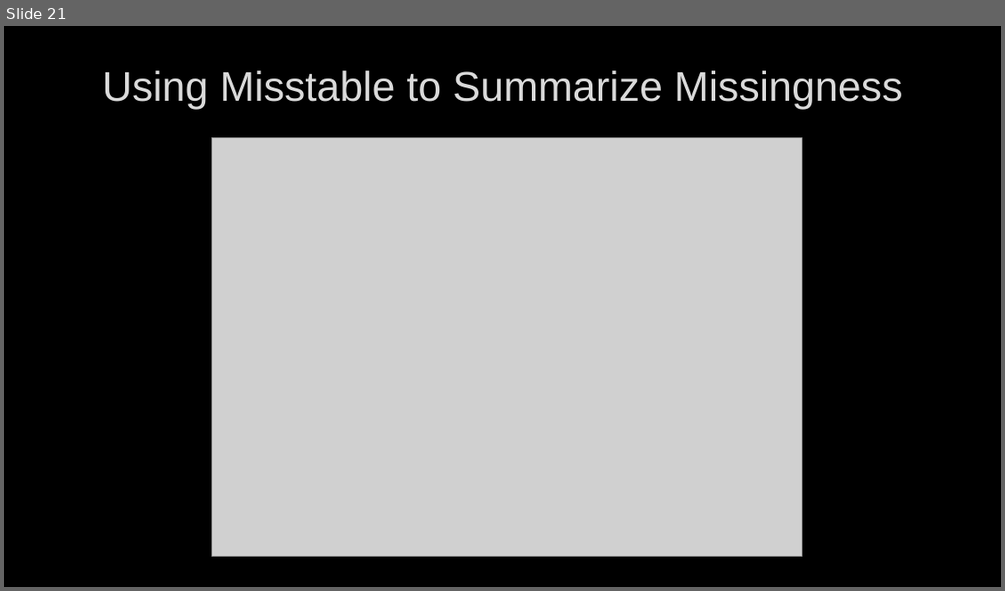
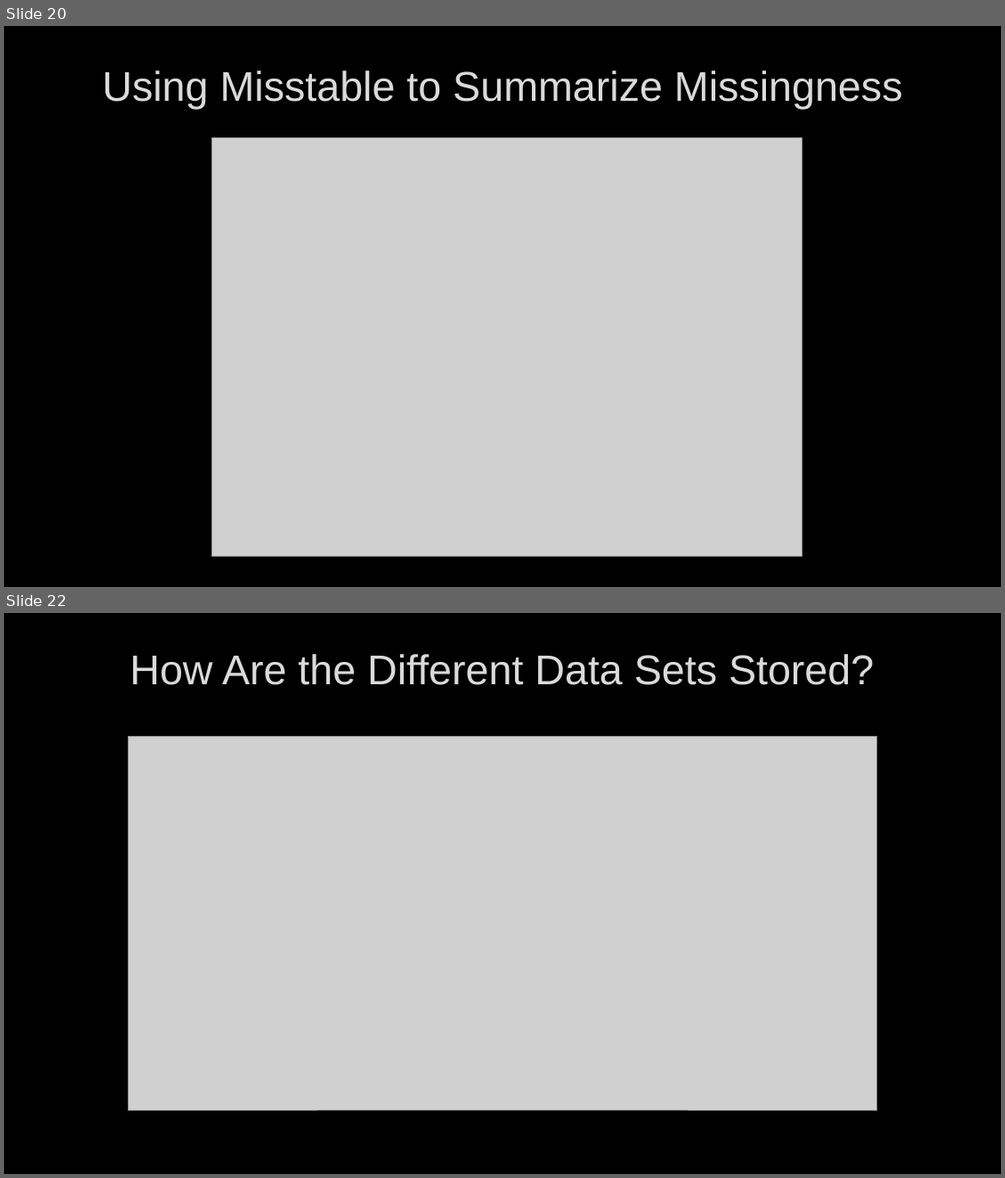
Before and after one commit to sdewittiii/Missing-Data-Imputation, a slide deck: Presentation/Multiple Imputation in Stata Tutorial.pptx. Shown one above the other, each under a label of ours: slide 21 before the commit, slides 20 and 22 after it; the slides between them are not shown. The pictures are 1005x591 and 1005x1178 pixels, drawn with LibreOffice and Linux fonts; fonts in the diff are those of the drawing; grey boxes stand for pictures; background and template pictures are left out. Boxes give left, top, right and bottom in pixels: in the first picture for what was removed or moved away, otherwise in the second. Text is boxed around its words. In the diff, an @@ line names an element or a change of style, - is before the commit and + after.

```diff
--- a/Presentation/Multiple Imputation in Stata Tutorial.pptx
+++ b/Presentation/Multiple Imputation in Stata Tutorial.pptx
@@ slide 22 added at box(4, 613, 1001, 1174), background picture (left out) @@
@@ title added at box(129, 654, 874, 685), 40 pt, text #DADADA @@
+How Are the Different Data Sets Stored?
@@ picture added at box(128, 737, 877, 1110) @@
@@ what was slide 21 is now slide 20 @@
```
Also in this commit, not shown: 8 slides changed, 6 other slides added, 1 slide removed, 12 other files.
